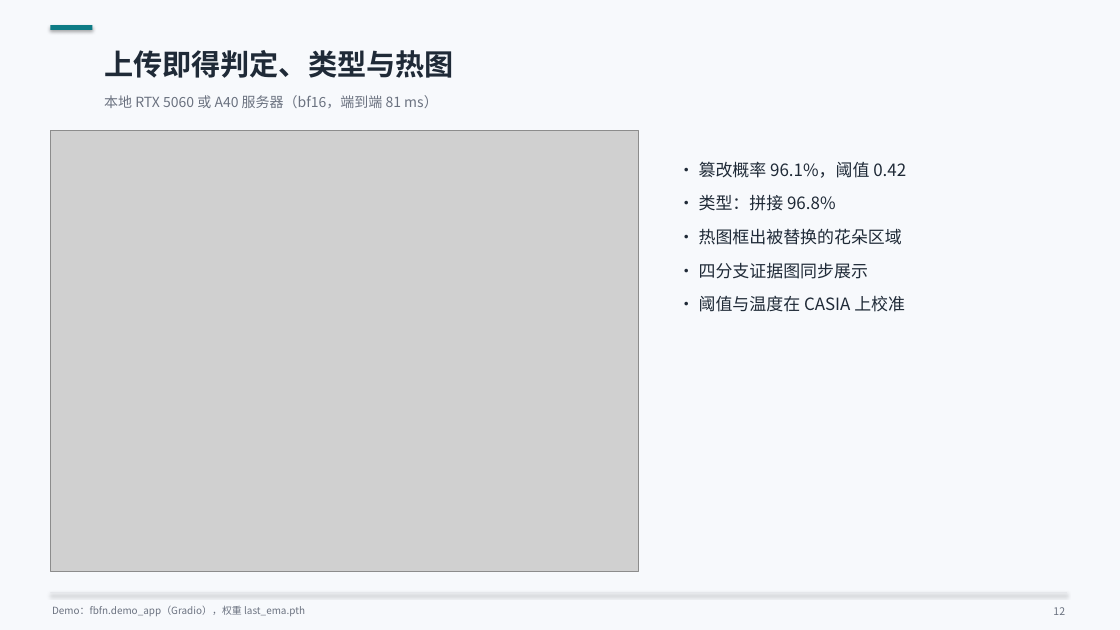
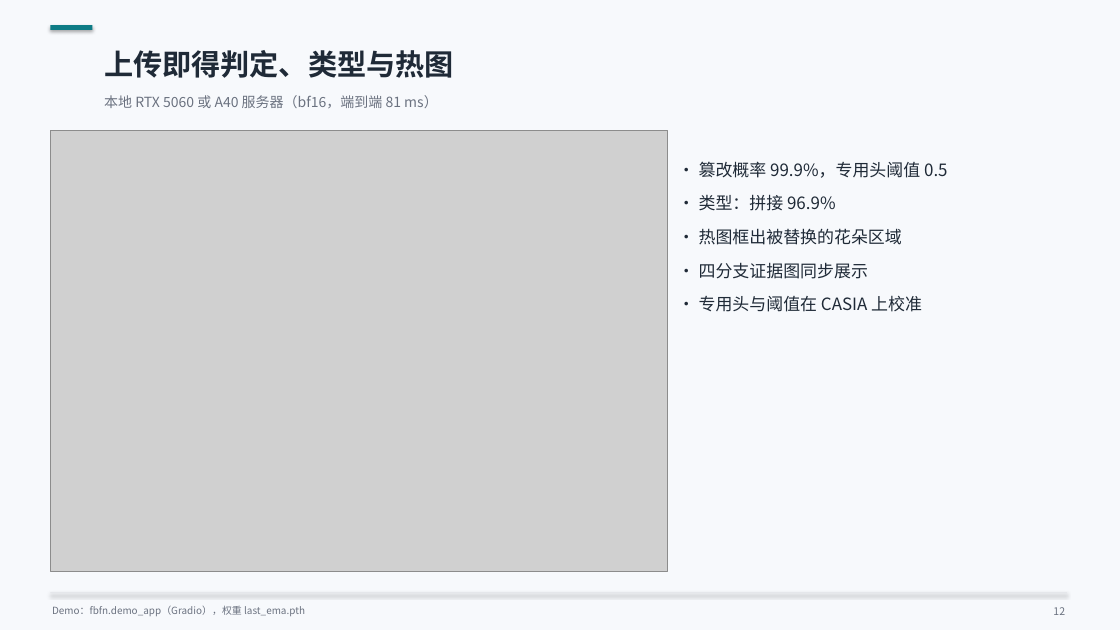
Before and after one commit to changest/Image-Tampering-Detection-3.0, a slide deck: slide 12 of paper/FBFN_v3.0_答辩.pptx. Drawn at 1120x630 pixels with LibreOffice and Linux fonts; fonts in the diff are those of the drawing; grey boxes stand for pictures. Boxes give left, top, right and bottom in pixels: in the first picture for what was removed or moved away, otherwise in the second. Text is boxed around its words. In the diff, an @@ line names an element or a change of style, - is before the commit and + after.

```diff
--- a/paper/FBFN_v3.0_答辩.pptx
+++ b/paper/FBFN_v3.0_答辩.pptx
@@ picture: place and size @@
-picture at box(50, 130, 639, 571)
+picture at box(50, 130, 668, 571)
@@ text at box(699, 161, 948, 211): text changed @@
-• 篡改概率 96.1%，阈值 0.42
-• 类型：拼接 96.8%
+• 篡改概率 99.9%，专用头阈值 0.5
+• 类型：拼接 96.9%
@@ text at box(699, 296, 922, 312): text changed @@
-• 阈值与温度在 CASIA 上校准
+• 专用头与阈值在 CASIA 上校准
```
Also in this commit, not shown: 3 other slides changed, 9 other files.
